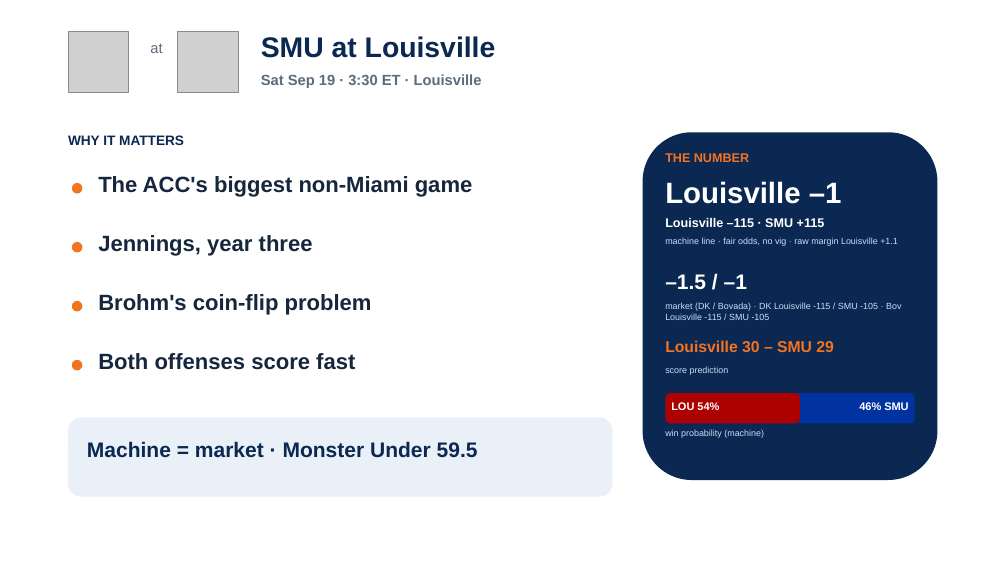
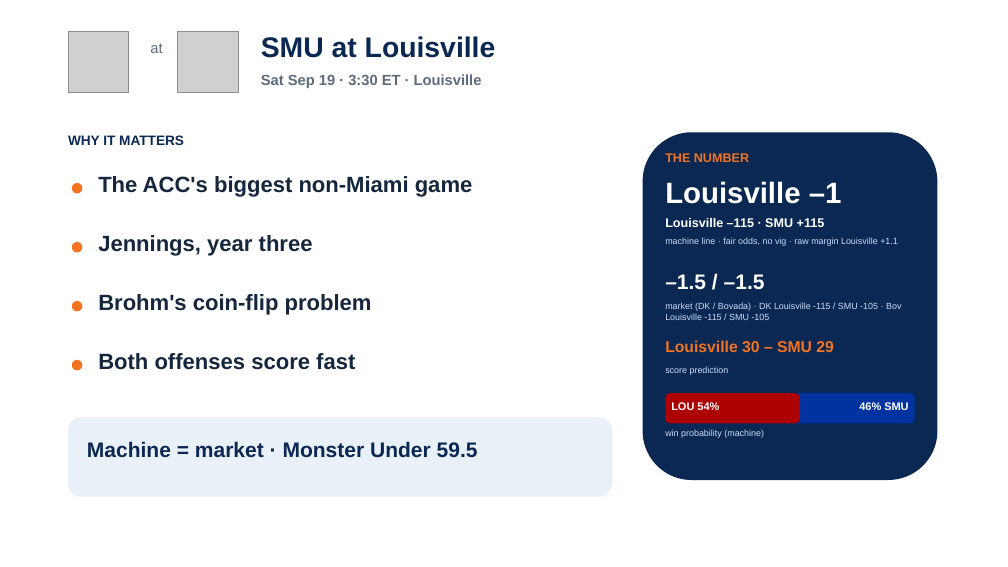
Before and after one commit to lucasalvarezflorida-lab/ncaa-fbs-analytics, a slide deck: slide 9 of decks/2026_Week3_Episode4.pptx. Drawn at 1008x567 pixels with LibreOffice and Linux fonts; fonts in the diff are those of the drawing; grey boxes stand for pictures. Boxes give left, top, right and bottom in pixels: in the first picture for what was removed or moved away, otherwise in the second. Text is boxed around its words. In the diff, an @@ line names an element or a change of style, - is before the commit and + after.

```diff
--- a/decks/2026_Week3_Episode4.pptx
+++ b/decks/2026_Week3_Episode4.pptx
@@ text at bbox=[665, 274, 765, 290]: text changed @@
-–1.5 / –1
+–1.5 / –1.5
```
Also in this commit, not shown: 4 other slides changed, 7 other files.
